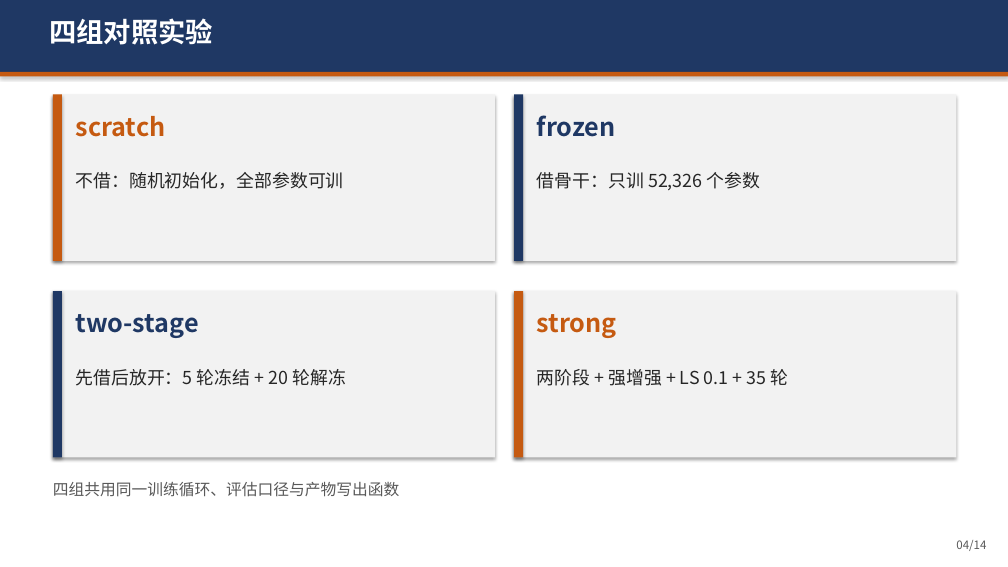
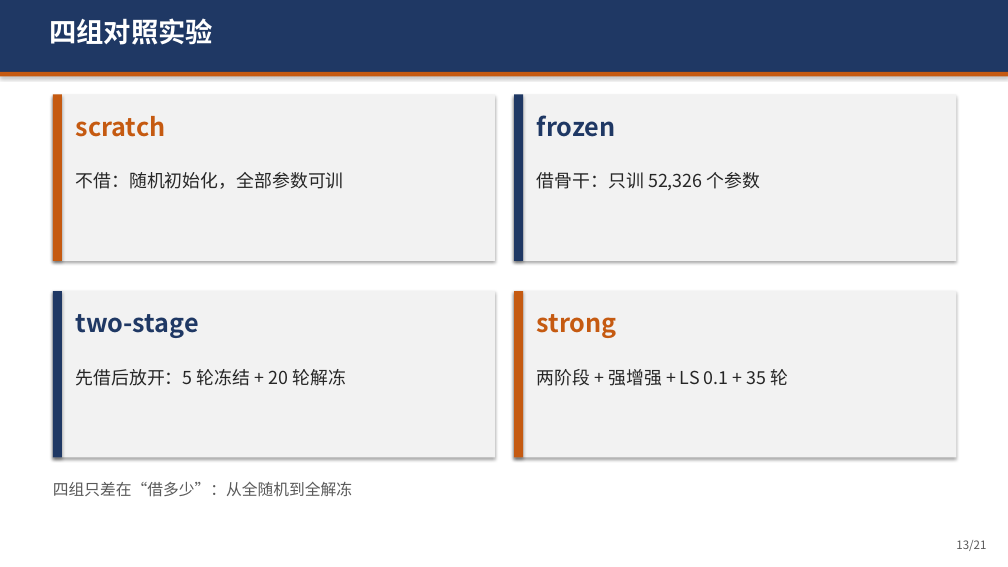
Before and after one commit to FeiSaMa/flower, a slide deck: slide 13 of report/slides.pptx (slide 4 before the commit). Drawn at 1008x567 pixels with LibreOffice and Linux fonts; fonts in the diff are those of the drawing. Boxes give left, top, right and bottom in pixels: in the first picture for what was removed or moved away, otherwise in the second. Text is boxed around its words. In the diff, an @@ line names an element or a change of style, - is before the commit and + after.

```diff
--- a/report/slides.pptx
+++ b/report/slides.pptx
@@ text at [53, 482, 352, 497]: text changed @@
-四组共用同一训练循环、评估口径与产物写出函数
+四组只差在“借多少”：从全随机到全解冻
@@ text at [956, 540, 986, 551]: text changed @@
-04/14
+13/21
```
Also in this commit, not shown: 12 other slides changed, 7 slides added, 12 other files.
